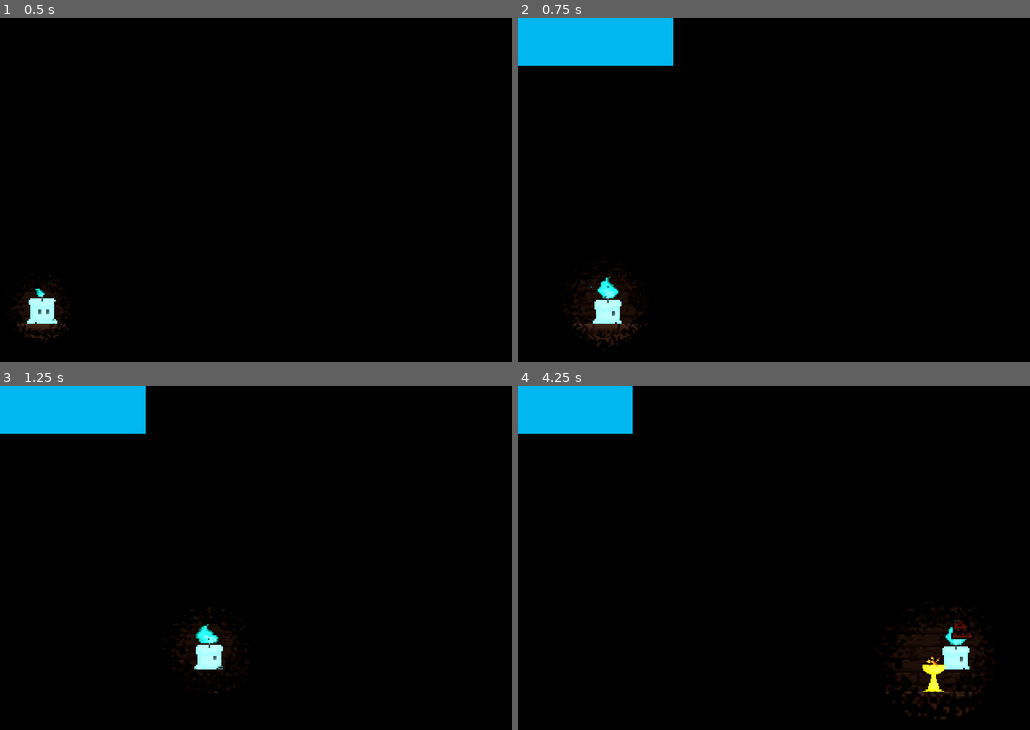
Above: before the commit, frames 1-4 (two rows, left to right).
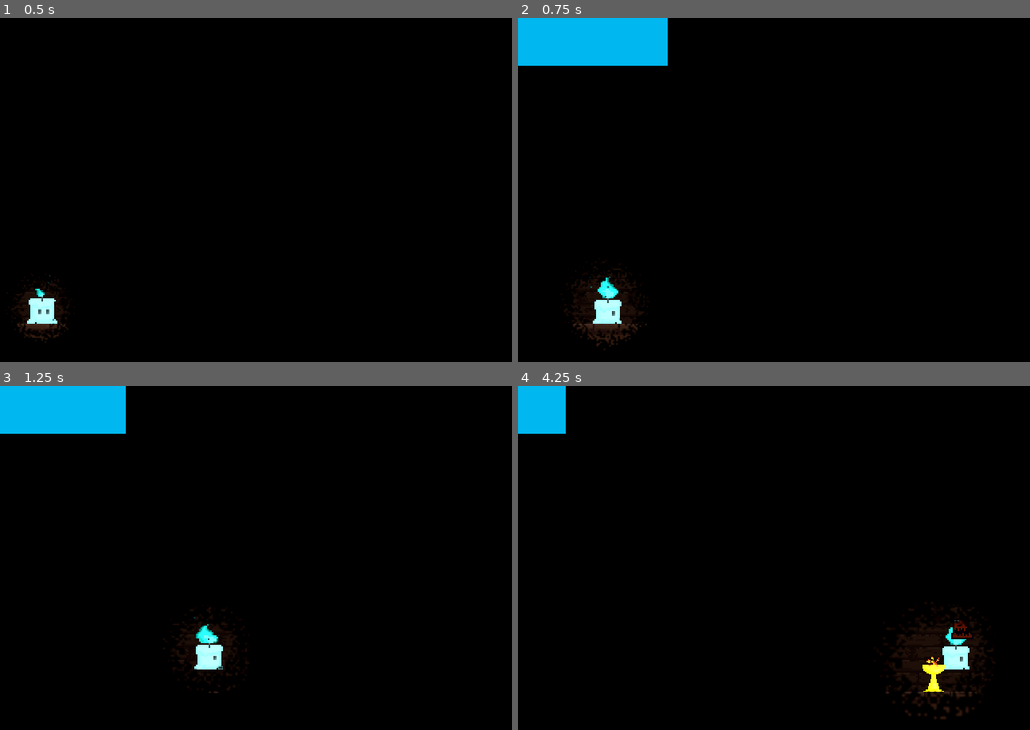
Above: after the commit, the same moments.

Repository: UlricBon/Unseen-Forces
Game: Godot game, scene res://Scene/level5.tscn
Two runs of this game, one before a commit and one after it. Both use one fixed random seed, a clock stepped at 60 frames per second and the inputs below. This scene is started directly instead of the project's main scene.
Inputs:
- Up to frame 1 (0.5 s): no input
- Up to frame 2 (0.75 s): hold D (Right) from 0.53 s (still down); hold Space (Interact) from 0.53 s (still down)
- Up to frame 3 (1.25 s): keep holding D (Right); keep holding Space (Interact); tap W (Jump) at 0.77 s
- Up to frame 4 (4.25 s): release Space (Interact) at 1.28 s; tap Space (Interact) at 1.35, 2.85 s; tap W (Jump) at 1.52, 3.02, 3.77 s; release D (Right) at 2.03 s; hold A (Left) 2.03-2.78 s; hold Space (Interact) 2.03-2.78 s; hold D (Right) from 2.78 s (still down); hold Space (Interact) from 3.53 s (still down)

Frame 1 is identical in both runs. In frame 2, 0.2% of the frame differs, in the area x 29-31%, y 0-14%; in frame 3, 0.5%; in frame 4, 1.8%, in the area x 9-23%, y 0-14%.

Commit message:
200 fuel value

Diff:
--- a/Scene/level2.tscn
+++ b/Scene/level2.tscn
@@ -1595,8 +1595,8 @@
 visible = false
 offset_right = 40.0
 offset_bottom = 40.0
-max_value = 500.0
-value = 500.0
+max_value = 200.0
+value = 200.0
 texture_progress = ExtResource("14_ge62r")
 metadata/_edit_use_anchors_ = true
 
--- a/Scene/level3.tscn
+++ b/Scene/level3.tscn
@@ -1594,8 +1594,8 @@
 visible = false
 offset_right = 40.0
 offset_bottom = 40.0
-max_value = 500.0
-value = 500.0
+max_value = 200.0
+value = 200.0
 texture_progress = ExtResource("13_7bnf2")
 metadata/_edit_use_anchors_ = true
 
--- a/Scene/level4.tscn
+++ b/Scene/level4.tscn
@@ -1612,8 +1612,8 @@
 visible = false
 offset_right = 40.0
 offset_bottom = 40.0
-max_value = 500.0
-value = 500.0
+max_value = 200.0
+value = 200.0
 texture_progress = ExtResource("13_mlj05")
 metadata/_edit_use_anchors_ = true
 
--- a/Scene/level5.tscn
+++ b/Scene/level5.tscn
@@ -1681,8 +1681,8 @@
 visible = false
 offset_right = 40.0
 offset_bottom = 40.0
-max_value = 500.0
-value = 500.0
+max_value = 200.0
+value = 200.0
 texture_progress = ExtResource("13_pb56s")
 metadata/_edit_use_anchors_ = true
 
--- a/Scene/level7.tscn
+++ b/Scene/level7.tscn
@@ -1505,6 +1505,21 @@
 sources/2 = SubResource("TileSetAtlasSource_jid3h")
 sources/0 = SubResource("TileSetAtlasSource_qvn2o")
 
+[sub_resource type="Animation" id="Animation_4bm3o"]
+length = 0.001
+tracks/0/type = "value"
+tracks/0/imported = false
+tracks/0/enabled = true
+tracks/0/path = NodePath(".:position")
+tracks/0/interp = 1
+tracks/0/loop_wrap = true
+tracks/0/keys = {
+"times": PackedFloat32Array(0),
+"transitions": PackedFloat32Array(1),
+"update": 0,
+"values": [Vector2(-31, -221)]
+}
+
 [sub_resource type="Animation" id="Animation_cls8n"]
 resource_name = "platform"
 loop_mode = 2
@@ -1519,21 +1534,6 @@
 "transitions": PackedFloat32Array(1, 1),
 "update": 0,
 "values": [Vector2(-31, -149), Vector2(-31, -221)]
-}
-
-[sub_resource type="Animation" id="Animation_4bm3o"]
-length = 0.001
-tracks/0/type = "value"
-tracks/0/imported = false
-tracks/0/enabled = true
-tracks/0/path = NodePath(".:position")
-tracks/0/interp = 1
-tracks/0/loop_wrap = true
-tracks/0/keys = {
-"times": PackedFloat32Array(0),
-"transitions": PackedFloat32Array(1),
-"update": 0,
-"values": [Vector2(-31, -221)]
 }
 
 [sub_resource type="Animation" id="Animation_qf6cc"]
@@ -1623,8 +1623,8 @@
 visible = false
 offset_right = 40.0
 offset_bottom = 40.0
-max_value = 500.0
-value = 500.0
+max_value = 200.0
+value = 200.0
 texture_progress = ExtResource("12_87k72")
 metadata/_edit_use_anchors_ = true
 
--- a/Scene/level8.tscn
+++ b/Scene/level8.tscn
@@ -1589,8 +1589,8 @@
 visible = false
 offset_right = 40.0
 offset_bottom = 40.0
-max_value = 500.0
-value = 500.0
+max_value = 200.0
+value = 200.0
 texture_progress = ExtResource("12_kvi3q")
 metadata/_edit_use_anchors_ = true
 
Not shown: 1 places in Scene/level4.tscn that only renumber resources
Not shown: 1 places in Scene/level5.tscn that only renumber resources
Not shown: 1 places in Scene/level6.tscn that only renumber resources
Not shown: 1 places in Scene/level8.tscn that only renumber resources
